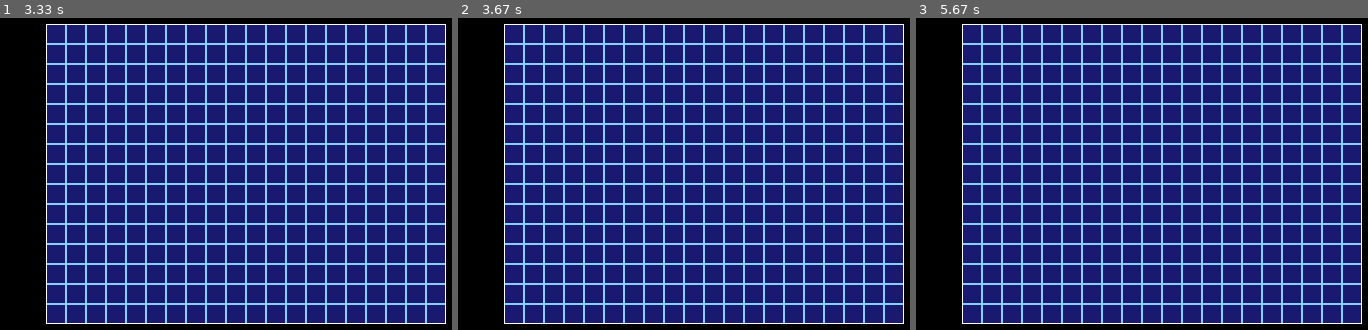
Above: before the commit, frames 1-3 (left to right).
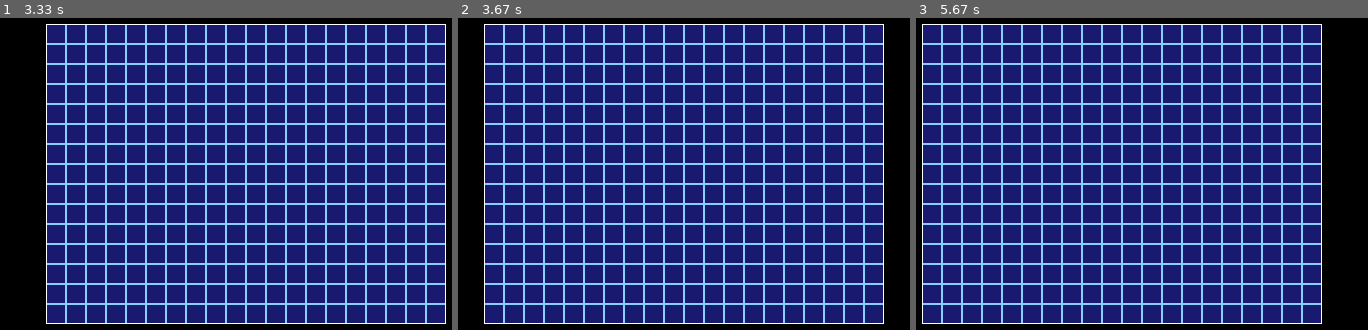
Above: after the commit, the same moments.

Repository: vgonisanz/pdga
Game: pygame game, started from pdga/samples/03_cell.py
The game is run twice, just before and just after one commit, with the same random seed, the same clock (stepped at 60 frames per second) and the same inputs.
Inputs:
- Up to frame 1 (3.33 s): tap A at 0.33 s; hold Right 0.67-1.13 s; hold Up 1.17-1.77 s; hold Left from 2.6 s (still down)
- Up to frame 2 (3.67 s): release Left at 3.57 s; hold Down from 3.6 s (still down)
- Up to frame 3 (5.67 s): release Down at 4.67 s; hold Left from 4.7 s (still down)

Frame 1 is identical in both runs. In frame 2, 8.9% of the frame differs, in the area x 5-99%, y 1-99%; in frame 3, 17%, in the area x 1-99%, y 1-99%.

Commit message:
samples: 03_cell: Added movement to cells

Diff:
--- a/pdga/engine/objects.py
+++ b/pdga/engine/objects.py
@@ -13,3 +13,6 @@
         self.border_color = border_color
         self.grid_width = grid_width
         self.grid_height = grid_height
+
+    def move_left(self, amount=1):
+        self.rect = self.rect.move(-amount, 0)
--- a/pdga/samples/03_cell.py
+++ b/pdga/samples/03_cell.py
@@ -3,6 +3,8 @@
 from pdga.engine.core import Engine
 from pdga.engine.enums import Colors
 from pdga.engine.objects import Cell
+
+import pygame
 
 wtitle = "Basic example"
 wwidth = 800
@@ -11,14 +13,34 @@
 inity = wheight/4
 width = wwidth/2
 height = wheight/2
+grid_size = 20
+
+cell = Cell(initx, inity, width, height,
+    bg_color=Colors.MidnightBlue,
+    grid_color=Colors.LightSkyBlue,
+    border_color=Colors.White,
+    grid_width=grid_size,
+    grid_height=grid_size)
+
+def events(event):
+    if event.type == pygame.KEYDOWN:
+        print(f"Processing keydown {event.key}")
+        if event.key == (pygame.K_LEFT or pygame.K_a):
+            print("move_left")
+            cell.move_left(grid_size)
+        if event.key == (pygame.K_RIGHT or pygame.K_d):
+            print("move_right")
+            #cell.move_left()
+        if event.key == (pygame.K_UP or pygame.K_w):
+            print("move_up")
+            #cell.move_left()
+        if event.key == (pygame.K_DOWN or pygame.K_s):
+            print("move_down")
+            #cell.move_left()
 
 def draw():
-    cell = Cell(initx, inity, width, height,
-        bg_color=Colors.MidnightBlue,
-        grid_color=Colors.LightSkyBlue,
-        border_color=Colors.White)
-
     engine.draw_cell(cell)
+    print(cell.rect)
     time.sleep(0.5)
 
 if __name__ == "__main__":
@@ -26,6 +48,7 @@
     engine = Engine(width=wwidth, height=wheight,
                     title=wtitle, debug=True)
 
+    engine.set_event_callback(events)
     engine.set_draw_callback(draw)
     engine.set_background(Colors.Black)
     engine.run()
--- a/pdga/samples/04_isolate_cells.py
+++ b/pdga/samples/04_isolate_cells.py
@@ -37,17 +37,17 @@
     engine.draw_cell(cell)
     engine.draw_cell(cell2)
 
-def draw_state_1():
-    engine.draw_cell(cell)
-    engine.draw_cell(cell2)
+#def draw_state_1():
+#    engine.draw_cell(cell)
+#    engine.draw_cell(cell2)
 
 def draw():
-    if state == 0:
-        draw_state_0()
-    elif state == 1:
-        draw_state_1()
-    else:
-        draw_state_0()
+    #if state == 0:
+    #    draw_state_0()
+    #elif state == 1:
+    #    draw_state_1()
+    #else:
+    draw_state_0()
 
     time.sleep(0.5)
 
